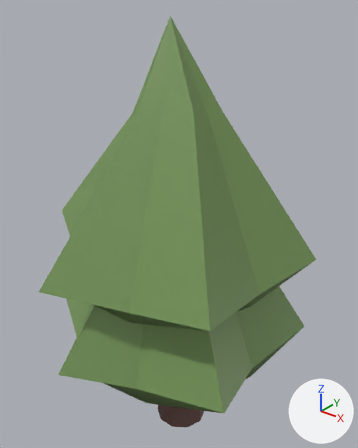
One commit to the FBX model Assets/Environment/environment.fbx: the scene before it, then after it.
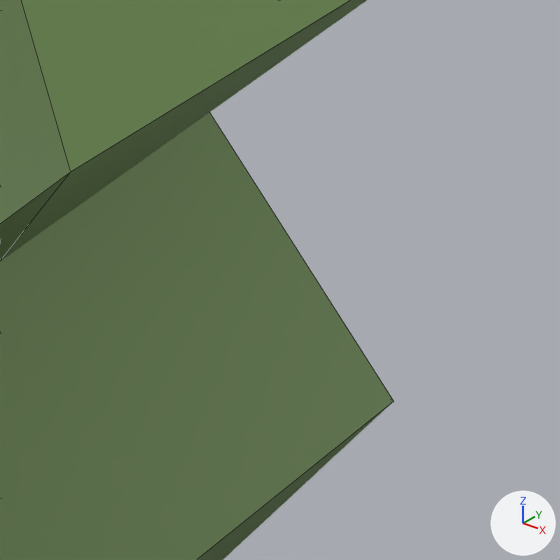
Each version appears first whole from a camera (50 mm lens) standing at (0.0191, -0.0242, 0.0323) and looking at (-0.0037, 0.0043, 0.0146), and next in a close-up on the part from 70% to 92% of the width and 60% to 78% of the height. Every picture has the same lights, and +X, +Y and +Z are marked at lower right. The close-ups show mesh edges as thin lines. Where no turn or scale is listed for an object, it has been applied to the vertices.

The first close-up shows 'leaves1', 'leaves2'.
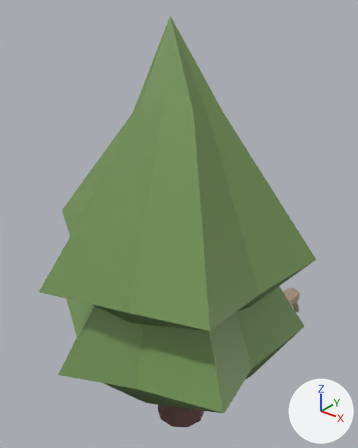
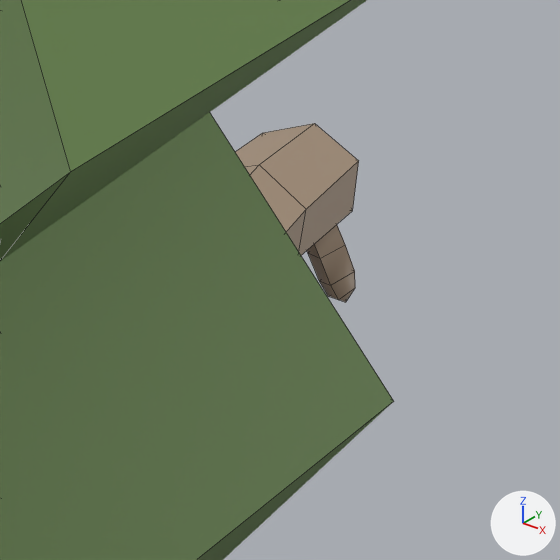
The newer file is also turned or shifted as a whole; pictures and numbers use the older file's frame.

Boxes (x1, y1, x2, y2) around the edits, measured in the close-ups (560 x 560 px):
'main', added: after (235, 123, 359, 255)
'stem4', added: after (307, 225, 355, 302)

The change, as a diff of the scene's bpy script:
```diff
--- a/Assets/Environment/environment.fbx.py
+++ b/Assets/Environment/environment.fbx.py
@@ mat_rake @@
+mat_rake = principled_material('rake')
+mat_rake.base_color = (0.406, 0.303, 0.216)  # beige #ab9680
@@ me_mesh_004 @@
+me_mesh_004.from_pydata(...)  # 22 vertices, 24 faces; spans x -0.000562..0.000593, y -0.000322..0.00038, z -0.000828..0.000668
+me_mesh_004.materials.append(mat_rake)  # beige #ab9680
@@ me_mesh_008 @@
+me_mesh_008.from_pydata(...)  # 38 vertices, 42 faces; spans x -0.0012..0.00053, y -0.00307..0.00257, z -0.00046..0.00154
+me_mesh_008.materials.append(mat_rake)  # beige #ab9680
@@ ob_stem4 @@
+ob_stem4 = bpy.data.objects.new('stem4', me_mesh_004)
+ob_stem4.location = (0.00027, 0.02027, -0.00038)
@@ ob_main @@
+ob_main = bpy.data.objects.new('main', me_mesh_008)
+ob_main.location = (0.0, 0.01853, 0.0)
```
